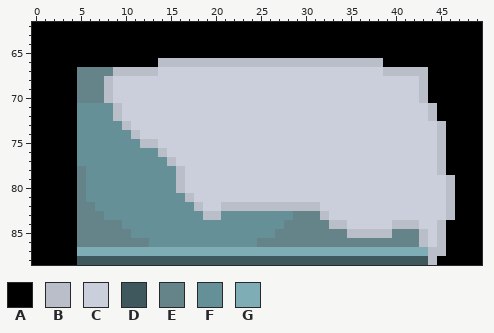
One commit to this pixel-art file: code/public/assets/Models/backgrounds/Mechanic-Floor.aseprite. The picture above is the old version.
640x360 pixels, 1 frame. Colours within 5 levels of each other are drawn and written as one. Shown: x 0..49, y 62..88. The commit also changed other parts of the picture, which this record leaves out.
Visible layers, top first: "Pillar", "Railing", "Shadows", "Deco", "Terrain", "Ground", "BG".
Palette (. is transparent): A #000000  B #b9bec9  C #cacfdb  D #3f585d  E #64848a  F #669098  G #7fadb6
Pixels before, first column x 0:
62 AAAAAAAAAAAAAAAAAAAAAAAAAAAAAAAAAAAAAAAAAAAAAAAAAA
63 AAAAAAAAAAAAAAAAAAAAAAAAAAAAAAAAAAAAAAAAAAAAAAAAAA
64 AAAAAAAAAAAAAAAAAAAAAAAAAAAAAAAAAAAAAAAAAAAAAAAAAA
65 AAAAAAAAAAAAAAAAAAAAAAAAAAAAAAAAAAAAAAAAAAAAAAAAAA
66 AAAAAAAAAAAAAABBBBBBBBBBBBBBBBBBBBBBBBBAAAAAAAAAAA
67 AAAAAEEEEBBBBBCCCCCCCCCCCCCCCCCCCCCCCCCBBBBBAAAAAA
68 AAAAAEEEBCCCCCCCCCCCCCCCCCCCCCCCCCCCCCCCCCCBAAAAAA
69 AAAAAEEEBCCCCCCCCCCCCCCCCCCCCCCCCCCCCCCCCCCBAAAAAA
70 AAAAAEEEBCCCCCCCCCCCCCCCCCCCCCCCCCCCCCCCCCCBAAAAAA
71 AAAAAFFFFBCCCCCCCCCCCCCCCCCCCCCCCCCCCCCCCCCCBAAAAA
72 AAAAAFFFFBCCCCCCCCCCCCCCCCCCCCCCCCCCCCCCCCCCBAAAAA
73 AAAAAFFFFFBCCCCCCCCCCCCCCCCCCCCCCCCCCCCCCCCCCBAAAA
74 AAAAAFFFFFFBCCCCCCCCCCCCCCCCCCCCCCCCCCCCCCCCCBAAAA
75 AAAAAFFFFFFFBBCCCCCCCCCCCCCCCCCCCCCCCCCCCCCCCBAAAA
76 AAAAAFFFFFFFFFBCCCCCCCCCCCCCCCCCCCCCCCCCCCCCCBAAAA
77 AAAAAFFFFFFFFFFBCCCCCCCCCCCCCCCCCCCCCCCCCCCCCBAAAA
78 AAAAAEFFFFFFFFFFBCCCCCCCCCCCCCCCCCCCCCCCCCCCCBAAAA
79 AAAAAEFFFFFFFFFFBCCCCCCCCCCCCCCCCCCCCCCCCCCCCCBAAA
80 AAAAAEFFFFFFFFFFBCCCCCCCCCCCCCCCCCCCCCCCCCCCCCBAAA
81 AAAAAEFFFFFFFFFFFBCCCCCCCCCCCCCCCCCCCCCCCCCCCCBAAA
82 AAAAAEEFFFFFFFFFFFBCCBBBBBBBBBBBCCCCCCCCCCCCCCBAAA
83 AAAAAEEEFFFFFFFFFFFBBFFFFFFFFEEEBCCCCCCCCCCCCCBAAA
84 AAAAAEEEEEFFFFFFFFFFFFFFFFFFEEEEEBBCCCCCBBBCCBAAAA
85 AAAAAEEEEEEFFFFFFFFFFFFFFFFEEEEEEEEBBBBBEEEBCBAAAA
86 AAAAAEEEEEEEEFFFFFFFFFFFFEEEEEEEEEEEEEEEEEEBCBAAAA
87 AAAAAGGGGGGGGGGGGGGGGGGGGGGGGGGGGGGGGGGGGGGGBBAAAA
88 AAAAADDDDDDDDDDDDDDDDDDDDDDDDDDDDDDDDDDDDDDDBAAAAA
After:
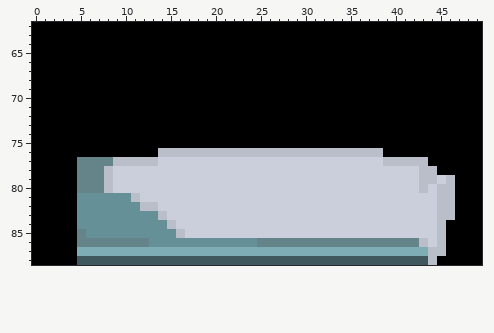
Diff:
Layer "Pillar":
y 66: x 14..38 BBBBBBBBBBBBBBBBBBBBBBBBB -> AAAAAAAAAAAAAAAAAAAAAAAAA
y 67: x 5..43 EEEEBBBBBCCCCCCCCCCCCCCCCCCCCCCCCCBBBBB -> AAAAAAAAAAAAAAAAAAAAAAAAAAAAAAAAAAAAAAA
y 68..70: x 5..43 EEEBCCCCCCCCCCCCCCCCCCCCCCCCCCCCCCCCCCB -> AAAAAAAAAAAAAAAAAAAAAAAAAAAAAAAAAAAAAAA
y 71..72: x 5..44 FFFFBCCCCCCCCCCCCCCCCCCCCCCCCCCCCCCCCCCB -> AAAAAAAAAAAAAAAAAAAAAAAAAAAAAAAAAAAAAAAA
y 73: x 5..45 FFFFFBCCCCCCCCCCCCCCCCCCCCCCCCCCCCCCCCCCB -> AAAAAAAAAAAAAAAAAAAAAAAAAAAAAAAAAAAAAAAAA
y 74: x 5..45 FFFFFFBCCCCCCCCCCCCCCCCCCCCCCCCCCCCCCCCCB -> AAAAAAAAAAAAAAAAAAAAAAAAAAAAAAAAAAAAAAAAA
y 75: x 5..45 FFFFFFFBBCCCCCCCCCCCCCCCCCCCCCCCCCCCCCCCB -> AAAAAAAAAAAAAAAAAAAAAAAAAAAAAAAAAAAAAAAAA
y 76: x 5..13 FFFFFFFFF -> AAAAAAAAA; x 15..45 CCCCCCCCCCCCCCCCCCCCCCCCCCCCCCB -> BBBBBBBBBBBBBBBBBBBBBBBBAAAAAAA
y 77: x 5..15 FFFFFFFFFFB -> EEEEBBBBBCC; x 39..45 CCCCCCB -> BBBBBAA
y 78: x 6..16 FFFFFFFFFFB -> EEBCCCCCCCC; x 43..45 CCB -> BBA
y 79: x 6..16 FFFFFFFFFFB -> EEBCCCCCCCC; x 43..44 CC -> BB
y 80: x 6..16 FFFFFFFFFFB -> EEBCCCCCCCC; x 43 C -> B; x 45 C -> B
y 81: x 5 E -> F; x 11..17 FFFFFFB -> BCCCCCC; x 45 C -> B
y 82: x 5..6 EE -> FF; x 12..18 FFFFFFB -> BBCCCCC; x 21..31 BBBBBBBBBBB -> CCCCCCCCCCC; x 45 C -> B
y 83: x 5..7 EEE -> FFF; x 14..32 FFFFFBBFFFFFFFFEEEB -> BCCCCCCCCCCCCCCCCCC; x 45 C -> B
y 84: x 5..9 EEEEE -> FFFFF; x 15..34 FFFFFFFFFFFFFEEEEEBB -> BCCCCCCCCCCCCCCCCCCC; x 40..42 BBB -> CCC
y 85: x 6..10 EEEEE -> FFFFF; x 16..43 FFFFFFFFFFFEEEEEEEEBBBBBEEEB -> BCCCCCCCCCCCCCCCCCCCCCCCCCCC
Boxes around the changes in both pictures, in picture pixels (x1, y1, x2, y2):
changed: (77, 58, 446, 238)
